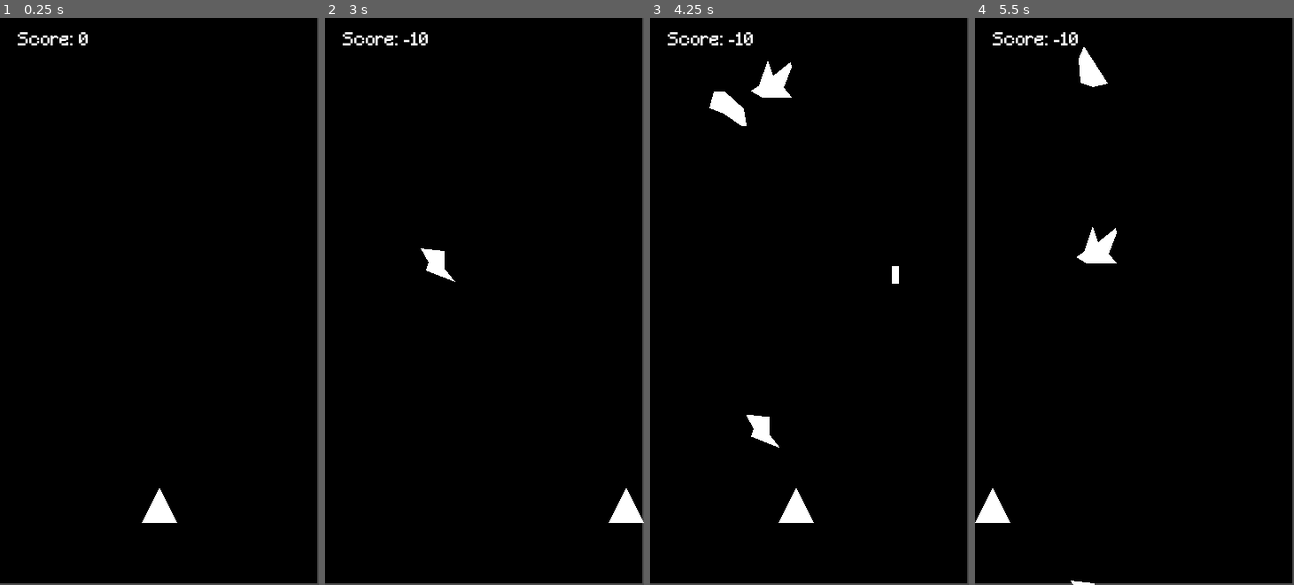
Above: before the commit, frames 1-4 (left to right).
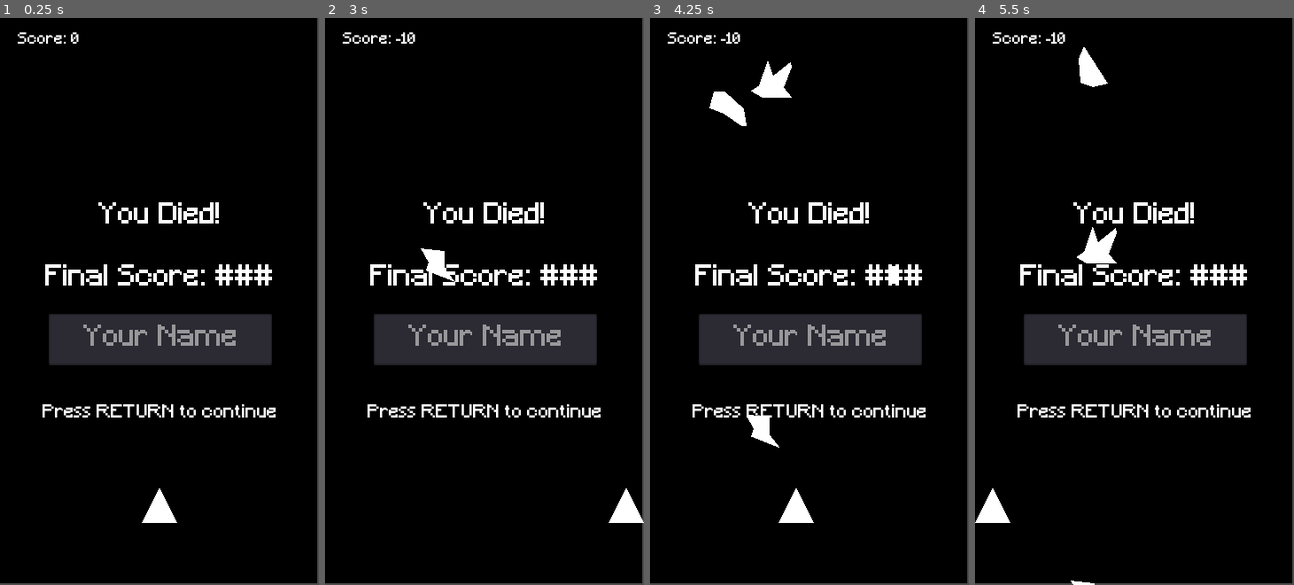
Above: after the commit, the same moments.

Repository: nice-shot/godot_shmup
Game: Godot game, scene res://scenes/main.tscn
Two runs of this game, one before a commit and one after it. Both use one fixed random seed, a clock stepped at 60 frames per second and the inputs below.
Inputs:
- Up to frame 1 (0.25 s): no input
- Up to frame 2 (3 s): tap Enter every 0.75 s from 0.5 to 2.75 s; hold Right (ui_right) 0.53-1.28 s; tap Space (ui_select) at 0.77, 1.52 s; hold Left (ui_left) 1.28-2.03 s; hold Right (ui_right) from 2.03 s (still down)
- Up to frame 3 (4.25 s): tap Space (ui_select) at 3.02, 3.77 s; tap Enter at 3.5 s; release Right (ui_right) at 3.53 s; hold Left (ui_left) from 3.53 s (still down)
- Up to frame 4 (5.5 s): keep holding Left (ui_left); tap Enter at 4.25 s; tap Space (ui_select) at 4.52 s

The runs differ from the first frame. In frame 1, 9.1% of the frame differs, in the area x 5-87%, y 2-71%; in frame 2, 9.1%; in frame 3, 9.1%; in frame 4, 9.1%.

Commit message:
Added basic layout of lose-screen

Diff:
--- /dev/null
+++ b/fonts/main_font.tres
@@ -0,0 +1,7 @@
+[gd_resource type="DynamicFont" load_steps=2 format=2]
+
+[ext_resource path="res://fonts/Minecraft.ttf" type="DynamicFontData" id=1]
+
+[resource]
+size = 17
+font_data = ExtResource( 1 )
--- a/scenes/main.tscn
+++ b/scenes/main.tscn
@@ -1,12 +1,21 @@
-[gd_scene load_steps=6 format=2]
+[gd_scene load_steps=9 format=2]
 
 [ext_resource path="res://scenes/ship.tscn" type="PackedScene" id=1]
 [ext_resource path="res://scripts/astroid_spawner.gd" type="Script" id=2]
 [ext_resource path="res://fonts/Minecraft.ttf" type="DynamicFontData" id=3]
 [ext_resource path="res://scenes/game_manager.gd" type="Script" id=4]
+[ext_resource path="res://fonts/main_font.tres" type="DynamicFont" id=5]
 
 [sub_resource type="DynamicFont" id=1]
+size = 32
+font_data = ExtResource( 3 )
+
+[sub_resource type="DynamicFont" id=3]
 size = 20
+font_data = ExtResource( 3 )
+
+[sub_resource type="DynamicFont" id=2]
+size = 32
 font_data = ExtResource( 3 )
 
 [node name="Main" type="Node"]
@@ -30,14 +39,55 @@
 autostart = true
 script = ExtResource( 2 )
 
-[node name="ScoreLabel" type="RichTextLabel" parent="."]
+[node name="ScoreLabel" type="Label" parent="."]
 margin_left = 20.0
 margin_top = 16.0279
 margin_right = 340.0
 margin_bottom = 40.0279
-custom_fonts/normal_font = SubResource( 1 )
+custom_fonts/font = ExtResource( 5 )
 text = "Score: ##"
-scroll_active = false
+
+[node name="DeathMessageLabel" type="Label" parent="."]
+anchor_right = 1.0
+anchor_bottom = 1.0
+margin_top = -28.5678
+margin_bottom = -91.5679
+custom_fonts/font = SubResource( 1 )
+text = "You Died!
+
+Final Score: ###"
+align = 1
+valign = 1
+__meta__ = {
+"_edit_use_anchors_": false
+}
+
+[node name="DeathMessageLabel2" type="Label" parent="."]
+anchor_top = 1.0
+anchor_right = 1.0
+anchor_bottom = 1.0
+margin_top = -216.318
+margin_bottom = -171.318
+custom_fonts/font = SubResource( 3 )
+text = "Press RETURN to continue"
+align = 1
+valign = 1
+__meta__ = {
+"_edit_use_anchors_": false
+}
+
+[node name="EnterName" type="LineEdit" parent="."]
+anchor_left = 0.15
+anchor_top = 0.61
+anchor_right = 0.85
+anchor_bottom = 0.7
+margin_left = 1.36035
+margin_top = -56.8058
+margin_right = 1.36035
+margin_bottom = -56.8058
+custom_fonts/font = SubResource( 2 )
+align = 1
+placeholder_text = "Your Name"
 __meta__ = {
 "_edit_use_anchors_": false
 }
